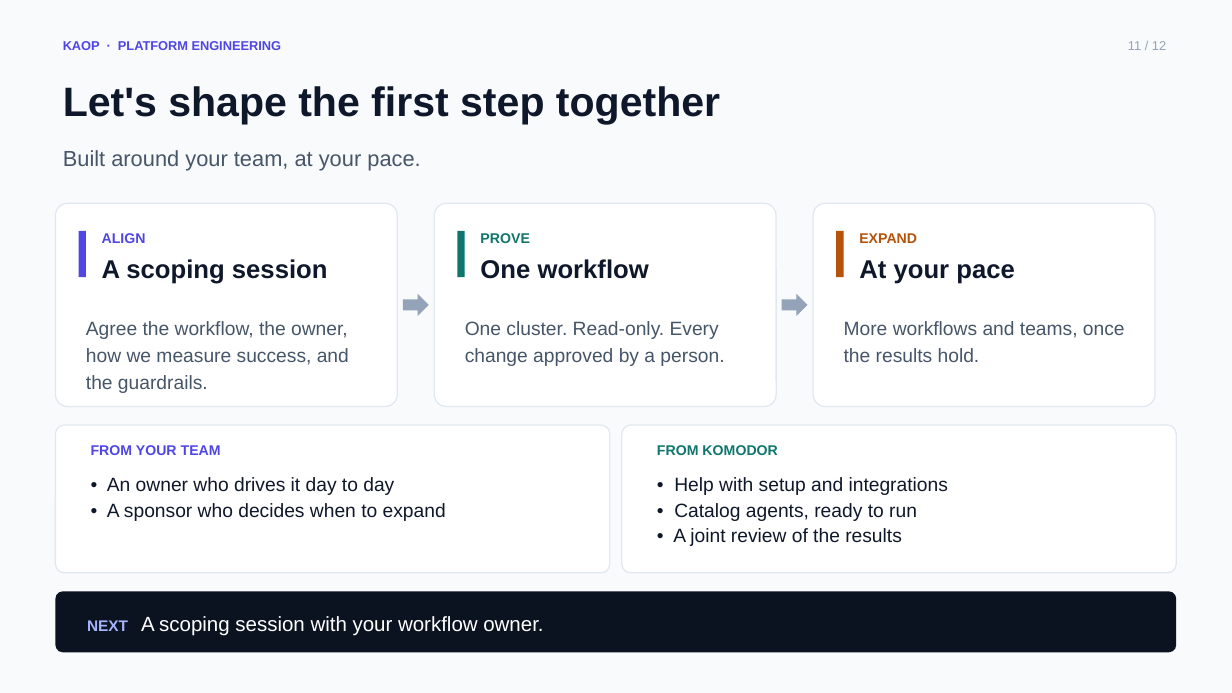
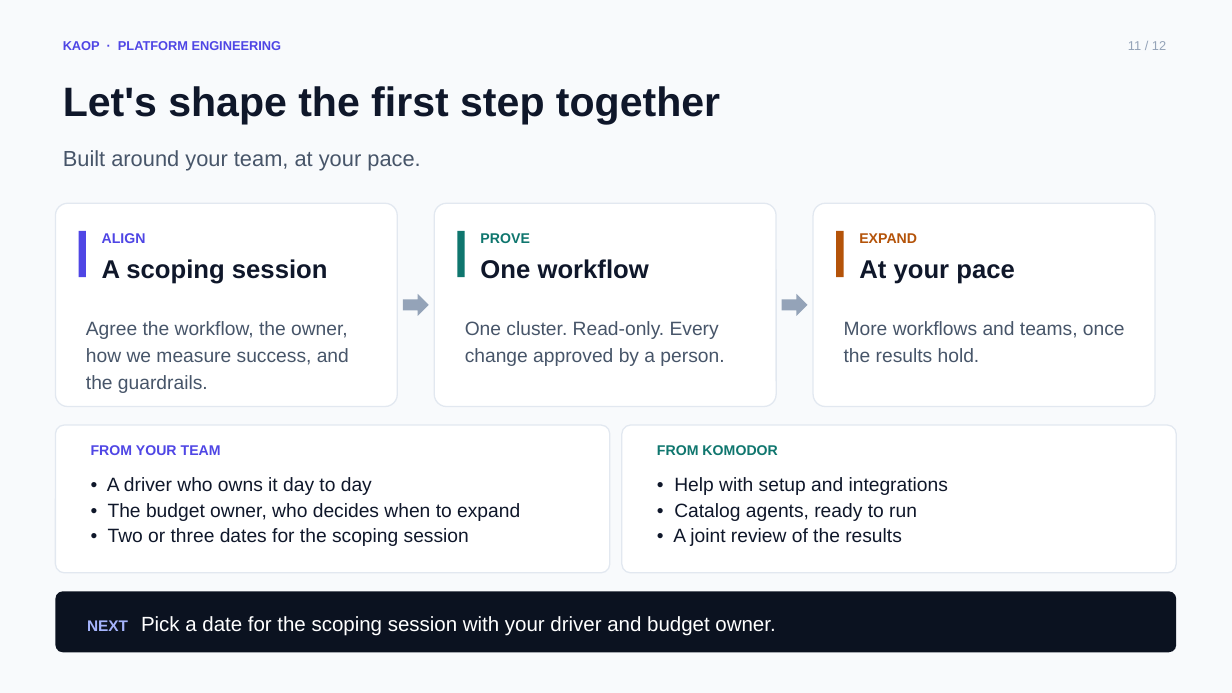
Before and after one commit to chizeni24/komodor-production-lab, a slide deck: slide 11 of docs/presentation/KAOP_Customer_Pitch.pptx. Drawn at 1232x693 pixels with LibreOffice and Linux fonts; fonts in the diff are those of the drawing. Boxes give left, top, right and bottom in pixels: in the first picture for what was removed or moved away, otherwise in the second. Text is boxed around its words. In the diff, an @@ line names an element or a change of style, - is before the commit and + after.

```diff
--- a/docs/presentation/KAOP_Customer_Pitch.pptx
+++ b/docs/presentation/KAOP_Customer_Pitch.pptx
@@ text at <box>107,477,520,546</box>: text changed @@
-• An owner who drives it day to day
-• A sponsor who decides when to expand
+• A driver who owns it day to day
+• The budget owner, who decides when to expand
+• Two or three dates for the scoping session
@@ text in rounded rectangle at <box>87,616,775,636</box>: text changed @@
-NEXT A scoping session with your workflow owner.
+NEXT Pick a date for the scoping session with your driver and budget owner.
```
Also in this commit, not shown: 1 other slide changed, 1 other file.
